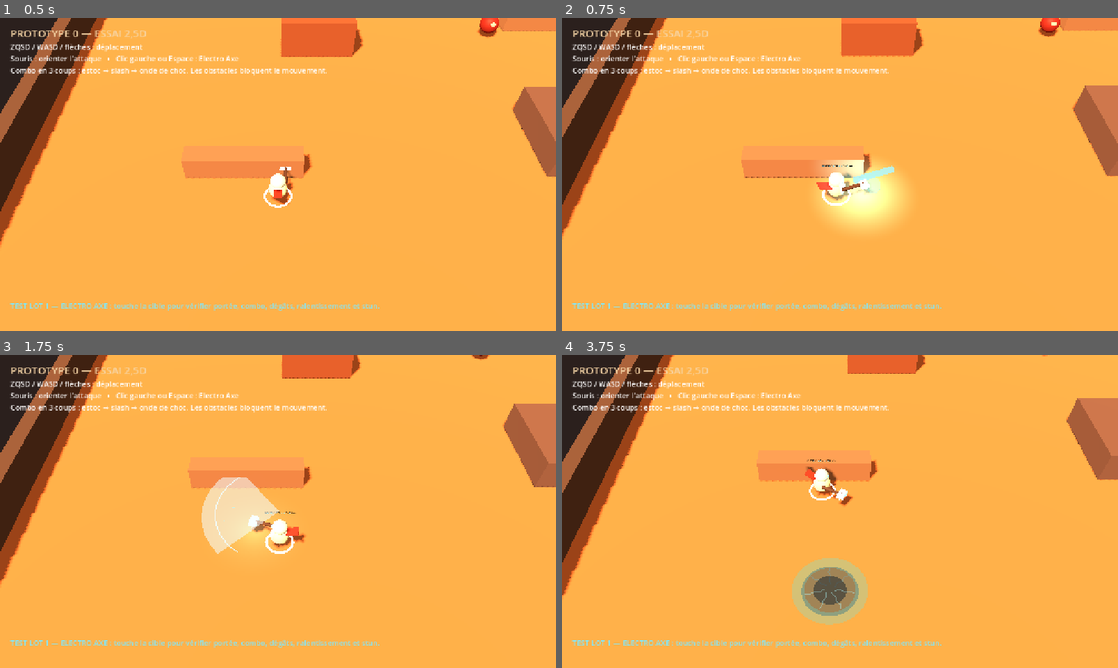
Above: before the commit, frames 1-4 (two rows, left to right).
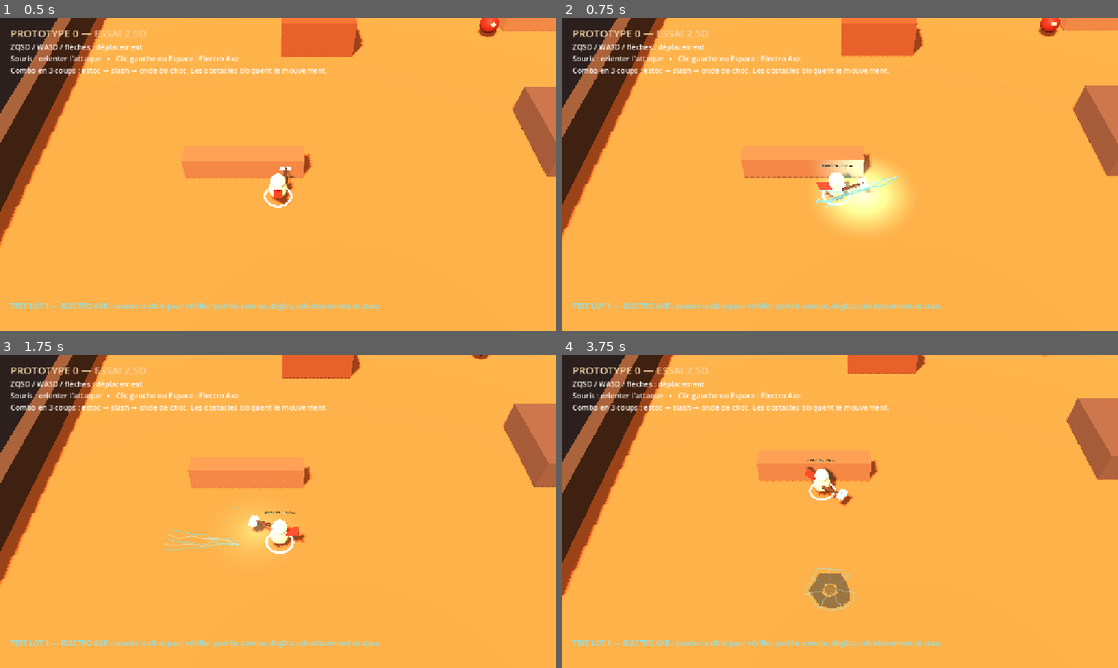
Above: after the commit, the same moments.

Repository: aKoMoses/PROTOTYPE-V0.1
Game: Godot game, scene res://scenes/main.tscn
Same seed, same stepped clock (60 frames per second), same inputs: the game is played once before the commit and once after it.
Inputs (mouse positions are in pixels of both pictures, inside the frame that each line leads up to):
- Up to frame 1 (0.5 s): no input
- Up to frame 2 (0.75 s): move the mouse to (962, 158) at 0.52 s; hold D from 0.53 s (still down); hold Q from 0.53 s (still down); click (962, 158) at 0.67 s
- Up to frame 3 (1.75 s): tap Space at 0.77, 1.52 s; move the mouse to (166, 527) at 1.27 s; release D at 1.28 s; release Q at 1.28 s; hold S from 1.28 s (still down); tap Z at 1.35 s
- Up to frame 4 (3.75 s): move the mouse to (895, 442) at 2.02 s; release S at 2.03 s; hold D 2.03-2.78 s; hold Q 2.03-2.78 s; move the mouse to (812, 574) at 2.77 s; hold W 2.78-3.53 s; tap Z at 2.85 s; click (812, 574) at 2.92 s; tap Space at 3.02 s; move the mouse to (1006, 558) at 3.52 s; hold A from 3.53 s (still down); hold Q from 3.53 s (still down)

Frame 1 is identical in both runs. In frame 2, 0.4% of the frame differs, in the area x 45-61%, y 47-61%; in frame 3, 2.2%, in the area x 29-51%, y 39-64%; in frame 4, 2.1%.

Commit message:
Replace geometric axe FX with cartoon lightning

Diff:
--- a/scripts/player.gd
+++ b/scripts/player.gd
@@ -13,6 +13,9 @@
 const AXE_SHOCKWAVE_DURATION := 0.50
 const AXE_STUN_DURATION := 0.50
 const CRIT_MULTIPLIER := 1.5
+const SHOW_DEBUG_HITBOX := false
+const HIT_STOP_NORMAL := 0.045
+const HIT_STOP_CRITICAL := 0.085
 
 var aim_direction := Vector3(0.0, 0.0, -1.0)
 var _last_attack_time := -10.0
@@ -118,6 +121,7 @@
 		target.call("flash_impact", false)
 	target.call("take_damage", damage)
 	_create_target_hit_fx(impact_point, step == 2 and distance <= 0.9)
+	_trigger_hit_stop(HIT_STOP_CRITICAL if step == 2 and distance <= 0.9 else HIT_STOP_NORMAL)
 
 
 func _play_axe_animation(step: int) -> void:
@@ -153,9 +157,20 @@
 		_axe_light.light_energy = 8.0 if step == 2 else 5.0
 		var light_tween := create_tween()
 		light_tween.tween_property(_axe_light, "light_energy", 0.0, 0.24 if step < 2 else 0.42)
+	_create_axe_lightning(step)
 	var rig := get_tree().current_scene.get_node_or_null("CameraRig")
 	if rig != null and rig.has_method("shake"):
 		rig.call("shake", 0.05 if step < 2 else 0.13)
+
+
+func _trigger_hit_stop(duration: float) -> void:
+	if Engine.time_scale < 1.0:
+		return
+	Engine.time_scale = 0.08
+	var timer := get_tree().create_timer(duration, true, false, true)
+	timer.timeout.connect(func() -> void:
+		Engine.time_scale = 1.0
+	)
 
 
 func _create_fx_material(color: Color, alpha: float = 0.9) -> StandardMaterial3D:
@@ -175,6 +190,39 @@
 	var color := material.albedo_color
 	color.a = alpha
 	material.albedo_color = color
+
+
+func _create_lightning_arc(start: Vector3, end: Vector3, color: Color, width: float = 0.045, lifetime: float = 0.24) -> void:
+	var arc := MeshInstance3D.new()
+	var mesh := ImmediateMesh.new()
+	var material := _create_fx_material(color, 0.95)
+	mesh.surface_begin(Mesh.PRIMITIVE_LINE_STRIP, material)
+	var delta := end - start
+	var perpendicular := Vector3(-delta.z, 0.0, delta.x).normalized()
+	for index in range(7):
+		var t := float(index) / 6.0
+		var jitter := 0.0
+		if index > 0 and index < 6:
+			jitter = randf_range(-0.18, 0.18)
+		mesh.surface_add_vertex(start.lerp(end, t) + perpendicular * jitter + Vector3.UP * (0.03 + width))
+	mesh.surface_end()
+	arc.mesh = mesh
+	get_tree().current_scene.add_child(arc)
+	var tween := create_tween()
+	tween.set_parallel(true)
+	tween.tween_property(arc, "scale", Vector3.ONE * 1.22, lifetime * 0.35)
+	tween.tween_method(Callable(self, "_set_material_alpha").bind(material), 0.95, 0.0, lifetime)
+	tween.set_parallel(false)
+	tween.tween_callback(arc.queue_free)
+
+
+func _create_axe_lightning(step: int) -> void:
+	var blade_origin := global_position + Vector3.UP * 0.95 + aim_direction * 0.8
+	var blade_end := global_position + Vector3.UP * 0.95 + aim_direction * (1.75 if step == 0 else 1.35)
+	var bolt_color := Color("#8ff7ff")
+	for index in range(3 if step < 2 else 6):
+		var side := Vector3.UP * randf_range(-0.20, 0.30) + Vector3(-aim_direction.z, 0.0, aim_direction.x) * randf_range(-0.45, 0.45)
+		_create_lightning_arc(blade_origin + side, blade_end + side * 0.3, bolt_color, 0.04, 0.26 if step < 2 else 0.42)
 
 
 func _spawn_particle_burst(origin: Vector3, color: Color, amount: int, lifetime: float, speed: float, particle_scale: float) -> void:
@@ -206,43 +254,21 @@
 
 func _play_impact_fx(step: int, impact_point: Vector3, did_hit: bool) -> void:
 	if step == 0:
-		var thrust := MeshInstance3D.new()
-		var thrust_mesh := BoxMesh.new()
-		thrust_mesh.size = Vector3(0.18, 0.18, AXE_RANGE[0])
-		thrust.mesh = thrust_mesh
-		thrust.material_override = _create_fx_material(Color("#8cefff"), 0.85)
-		get_tree().current_scene.add_child(thrust)
-		thrust.global_position = global_position + Vector3.UP * 0.95 + aim_direction * (AXE_RANGE[0] * 0.5)
-		thrust.look_at(thrust.global_position + aim_direction, Vector3.UP)
-		var tween := create_tween()
-		tween.tween_property(thrust, "scale", Vector3(1.8, 1.8, 0.2), 0.12)
-		tween.tween_callback(thrust.queue_free)
+		var start := global_position + Vector3.UP * 0.92 + aim_direction * 0.25
+		var end := global_position + Vector3.UP * 0.92 + aim_direction * (AXE_RANGE[0] if not did_hit else maxf(0.4, (impact_point - global_position).length()))
+		for index in range(3):
+			_create_lightning_arc(start + Vector3.UP * (float(index) - 1.0) * 0.08, end + Vector3.UP * (float(index) - 1.0) * 0.08, Color("#67eaff") if index < 2 else Color("#d2fcff"), 0.05, 0.30)
 		_spawn_particle_burst(impact_point + Vector3.UP * 0.9, Color("#a9f5ff"), 16 if did_hit else 8, 0.32, 5.0, 0.16)
 		if did_hit:
 			_create_hit_flash(impact_point, Color("#a9f5ff"), 0.65)
 	elif step == 1:
-		var slash := _create_slash_fan(AXE_RANGE[1], deg_to_rad(58.0))
-		get_tree().current_scene.add_child(slash)
-		slash.global_position = global_position + Vector3.UP * 0.9
-		slash.look_at(slash.global_position + aim_direction, Vector3.UP)
-		var tween := create_tween()
-		tween.tween_property(slash, "scale", Vector3(1.25, 1.0, 1.25), 0.16)
-		tween.tween_callback(slash.queue_free)
-		var slash_echo := _create_slash_fan(AXE_RANGE[1] * 0.82, deg_to_rad(48.0))
-		get_tree().current_scene.add_child(slash_echo)
-		slash_echo.global_position = slash.global_position + Vector3.UP * 0.08
-		slash_echo.look_at(slash_echo.global_position + aim_direction, Vector3.UP)
-		slash_echo.material_override = _create_fx_material(Color("#e8fcff"), 0.55)
-		var echo_tween := create_tween()
-		echo_tween.tween_property(slash_echo, "scale", Vector3(1.7, 1.0, 1.7), 0.22)
-		echo_tween.tween_callback(slash_echo.queue_free)
-		var slash_outline := _create_slash_outline(AXE_RANGE[1] * 1.02, deg_to_rad(58.0), Color("#d8fbff"))
-		get_tree().current_scene.add_child(slash_outline)
-		slash_outline.global_position = slash.global_position + Vector3.UP * 0.06
-		slash_outline.look_at(slash_outline.global_position + aim_direction, Vector3.UP)
-		var outline_tween := create_tween()
-		outline_tween.tween_property(slash_outline, "scale", Vector3(1.14, 1.0, 1.14), 0.25)
-		outline_tween.tween_callback(slash_outline.queue_free)
+		var center := global_position + Vector3.UP * 0.82
+		var forward := aim_direction
+		var side := Vector3(-forward.z, 0.0, forward.x)
+		var reach := AXE_RANGE[1] if not did_hit else maxf(0.5, (impact_point - global_position).length())
+		for index in range(5):
+			var bend := side * (float(index) - 2.0) * 0.28
+			_create_lightning_arc(center + bend * 0.10, center + forward * reach + bend, Color("#52e7ff") if index % 2 == 0 else Color("#bafaff"), 0.05, 0.34 + float(index) * 0.025)
 		_spawn_particle_burst(impact_point + Vector3.UP * 0.8, Color("#55e9ff"), 22 if did_hit else 12, 0.42, 4.0, 0.14)
 		if did_hit:
 			_create_hit_flash(impact_point, Color("#72edff"), 0.8)
@@ -324,64 +350,71 @@
 
 func _create_shockwave_fx(impact_point: Vector3) -> void:
 	var crater := MeshInstance3D.new()
-	var crater_mesh := CylinderMesh.new()
-	crater_mesh.top_radius = 0.72
-	crater_mesh.bottom_radius = 0.9
-	crater_mesh.height = 0.10
+	var crater_mesh := ImmediateMesh.new()
+	var crater_material := _create_fx_material(Color("#1d2730"), 0.96)
+	crater_mesh.surface_begin(Mesh.PRIMITIVE_TRIANGLES, crater_material)
+	var crater_points: Array[Vector3] = []
+	var core_points: Array[Vector3] = []
+	for index in range(12):
+		var angle := TAU * float(index) / 12.0
+		var outer_radius := 0.78 + randf_range(-0.12, 0.18)
+		var inner_radius := 0.30 + randf_range(-0.06, 0.06)
+		crater_points.append(Vector3(cos(angle) * outer_radius, 0.06, sin(angle) * outer_radius))
+		core_points.append(Vector3(cos(angle) * inner_radius, 0.09, sin(angle) * inner_radius))
+	for index in range(12):
+		var next_index := (index + 1) % 12
+		crater_mesh.surface_add_vertex(core_points[index])
+		crater_mesh.surface_add_vertex(crater_points[index])
+		crater_mesh.surface_add_vertex(crater_points[next_index])
+		crater_mesh.surface_add_vertex(core_points[index])
+		crater_mesh.surface_add_vertex(crater_points[next_index])
+		crater_mesh.surface_add_vertex(core_points[next_index])
+	crater_mesh.surface_end()
 	crater.mesh = crater_mesh
-	var crater_material := _create_fx_material(Color("#263e50"), 0.94)
 	crater.material_override = crater_material
 	get_tree().current_scene.add_child(crater)
-	crater.global_position = impact_point + Vector3.UP * 0.05
-	var inner_crater := MeshInstance3D.new()
-	var inner_mesh := CylinderMesh.new()
-	inner_mesh.top_radius = 0.46
-	inner_mesh.bottom_radius = 0.64
-	inner_mesh.height = 0.13
-	inner_crater.mesh = inner_mesh
-	var inner_material := _create_fx_material(Color("#121c27"), 0.98)
-	inner_crater.material_override = inner_material
-	get_tree().current_scene.add_child(inner_crater)
-	inner_crater.global_position = impact_point + Vector3.UP * 0.12
-	var ring := MeshInstance3D.new()
-	var ring_mesh := TorusMesh.new()
-	ring_mesh.inner_radius = 0.35
-	ring_mesh.outer_radius = 0.52
-	ring.mesh = ring_mesh
-	var ring_material := _create_fx_material(Color("#42e7ff"), 0.95)
-	ring.material_override = ring_material
-	get_tree().current_scene.add_child(ring)
-	ring.global_position = impact_point + Vector3.UP * 0.12
-	var inner_ring := MeshInstance3D.new()
-	var inner_ring_mesh := TorusMesh.new()
-	inner_ring_mesh.inner_radius = 0.16
-	inner_ring_mesh.outer_radius = 0.25
-	inner_ring.mesh = inner_ring_mesh
-	var inner_ring_material := _create_fx_material(Color("#e9ffff"), 0.95)
-	inner_ring.material_override = inner_ring_material
-	get_tree().current_scene.add_child(inner_ring)
-	inner_ring.global_position = impact_point + Vector3.UP * 0.16
+	crater.global_position = impact_point
+	var core := MeshInstance3D.new()
+	var core_mesh := SphereMesh.new()
+	core_mesh.radius = 0.28
+	core_mesh.height = 0.32
+	core.mesh = core_mesh
+	var core_material := _create_fx_material(Color("#07131e"), 0.98)
+	core.material_override = core_material
+	get_tree().current_scene.add_child(core)
+	core.global_position = impact_point + Vector3.UP * 0.08
+	var crust := MeshInstance3D.new()
+	var crust_mesh := ImmediateMesh.new()
+	var crust_material := _create_fx_material(Color("#65ecff"), 0.95)
+	crust_mesh.surface_begin(Mesh.PRIMITIVE_LINE_STRIP, crust_material)
+	for point in crater_points:
+		crust_mesh.surface_add_vertex(point + Vector3.UP * 0.13)
+	crust_mesh.surface_end()
+	crust.mesh = crust_mesh
+	get_tree().current_scene.add_child(crust)
+	crust.global_position = impact_point
 	var tween := create_tween()
 	tween.set_parallel(true)
-	tween.tween_property(crater, "scale", Vector3(1.65, 1.0, 1.65), 0.55)
-	tween.tween_property(inner_crater, "scale", Vector3(1.35, 1.0, 1.35), 0.75)
-	tween.tween_property(ring, "scale", Vector3(3.8, 1.0, 3.8), 0.78)
-	tween.tween_property(inner_ring, "scale", Vector3(2.8, 1.0, 2.8), 0.50)
+	tween.tween_property(crater, "scale", Vector3(1.30, 1.0, 1.30), 0.70)
+	tween.tween_property(core, "scale", Vector3(1.15, 0.75, 1.15), 0.55)
+	tween.tween_property(crust, "scale", Vector3(1.55, 1.0, 1.55), 0.85)
 	tween.tween_method(Callable(self, "_set_material_alpha").bind(crater_material), 0.94, 0.0, 1.55)
-	tween.tween_method(Callable(self, "_set_material_alpha").bind(inner_material), 0.98, 0.0, 1.65)
-	tween.tween_method(Callable(self, "_set_material_alpha").bind(ring_material), 0.95, 0.0, 1.10)
-	tween.tween_method(Callable(self, "_set_material_alpha").bind(inner_ring_material), 0.95, 0.0, 0.82)
+	tween.tween_method(Callable(self, "_set_material_alpha").bind(core_material), 0.98, 0.0, 1.15)
+	tween.tween_method(Callable(self, "_set_material_alpha").bind(crust_material), 0.95, 0.0, 1.38)
 	tween.set_parallel(false)
-	tween.tween_interval(1.0)
+	tween.tween_interval(0.90)
 	tween.tween_callback(crater.queue_free)
-	tween.tween_callback(inner_crater.queue_free)
-	tween.tween_callback(ring.queue_free)
-	tween.tween_callback(inner_ring.queue_free)
+	tween.tween_callback(core.queue_free)
+	tween.tween_callback(crust.queue_free)
 	for index in range(8):
 		_create_lightning_spark(impact_point, index)
 	_create_crater_fractures(impact_point)
+	for index in range(6):
+		var direction := Vector3(cos(TAU * float(index) / 6.0), 0.0, sin(TAU * float(index) / 6.0))
+		_create_lightning_arc(impact_point + Vector3.UP * 0.16, impact_point + direction * randf_range(1.2, 1.9) + Vector3.UP * 0.16, Color("#3de6ff"), 0.05, 0.60)
 	_spawn_particle_burst(impact_point + Vector3.UP * 0.18, Color("#a8f8ff"), 34, 0.75, 7.0, 0.19)
 	_spawn_particle_burst(impact_point + Vector3.UP * 0.12, Color("#ffb13b"), 16, 0.52, 5.0, 0.14)
+	_spawn_particle_burst(impact_point + Vector3.UP * 0.2, Color("#d19b70"), 22, 0.80, 4.0, 0.18)
 
 
 func _create_crater_fractures(origin: Vector3) -> void:
@@ -426,27 +459,27 @@
 
 
 func _show_attack_hitbox(step: int, impact_point: Vector3 = Vector3.ZERO, did_hit: bool = false) -> void:
-	var hitbox := MeshInstance3D.new()
-	hitbox.name = "AxeHitbox"
-	var mesh := CylinderMesh.new()
-	mesh.top_radius = AXE_RANGE[step] * (0.10 if step == 0 else 0.55)
-	mesh.bottom_radius = mesh.top_radius
-	mesh.height = 0.06
-	hitbox.mesh = mesh
-	hitbox.position = global_position + aim_direction * (AXE_RANGE[step] * 0.5)
-	hitbox.position.y = 0.04
-	hitbox.rotation_degrees = Vector3.ZERO
-	var material := StandardMaterial3D.new()
-	material.transparency = BaseMaterial3D.TRANSPARENCY_ALPHA
-	material.albedo_color = Color(0.25, 0.85, 1.0, 0.42)
-	material.emission_enabled = true
-	material.emission = Color("#2ad9ff")
-	material.emission_energy_multiplier = 2.0
-	hitbox.material_override = material
-	get_tree().current_scene.add_child(hitbox)
-	var tween := create_tween()
-	tween.tween_property(hitbox, "scale", Vector3(1.0, 1.0, 1.8), 0.12)
-	tween.tween_callback(hitbox.queue_free)
+	if SHOW_DEBUG_HITBOX:
+		var hitbox := MeshInstance3D.new()
+		hitbox.name = "AxeHitbox"
+		var mesh := CylinderMesh.new()
+		mesh.top_radius = AXE_RANGE[step] * (0.10 if step == 0 else 0.55)
+		mesh.bottom_radius = mesh.top_radius
+		mesh.height = 0.06
+		hitbox.mesh = mesh
+		hitbox.position = global_position + aim_direction * (AXE_RANGE[step] * 0.5)
+		hitbox.position.y = 0.04
+		var material := StandardMaterial3D.new()
+		material.transparency = BaseMaterial3D.TRANSPARENCY_ALPHA
+		material.albedo_color = Color(0.25, 0.85, 1.0, 0.42)
+		material.emission_enabled = true
+		material.emission = Color("#2ad9ff")
+		material.emission_energy_multiplier = 2.0
+		hitbox.material_override = material
+		get_tree().current_scene.add_child(hitbox)
+		var tween := create_tween()
+		tween.tween_property(hitbox, "scale", Vector3(1.0, 1.0, 1.8), 0.12)
+		tween.tween_callback(hitbox.queue_free)
 	if impact_point == Vector3.ZERO:
 		impact_point = global_position + aim_direction * AXE_RANGE[step]
 	_play_impact_fx(step, impact_point, did_hit)
--- a/scripts/target_dummy.gd
+++ b/scripts/target_dummy.gd
@@ -47,6 +47,12 @@
 	var tween := create_tween()
 	tween.tween_property(_body_mesh, "scale", original_scale * (1.24 if critical else 1.12), 0.055)
 	tween.tween_property(_body_mesh, "scale", original_scale, 0.14)
+	var recoil := create_tween()
+	var kick_direction := Vector3(randf_range(-0.18, 0.18), 0.0, randf_range(-0.18, 0.18))
+	recoil.tween_property(_body_mesh, "position", Vector3(kick_direction.x, 0.96, kick_direction.z), 0.045)
+	recoil.tween_property(_body_mesh, "position", Vector3(0.0, 0.9, 0.0), 0.22)
+	recoil.tween_property(_body_mesh, "rotation", Vector3(0.0, 0.0, deg_to_rad(randf_range(-7.0, 7.0))), 0.04)
+	recoil.tween_property(_body_mesh, "rotation", Vector3.ZERO, 0.20)
 	_body_material.emission_enabled = true
 	_body_material.emission = Color("#fff0b0") if critical else Color("#ff684d")
 	_body_material.emission_energy_multiplier = 4.0 if critical else 2.5
